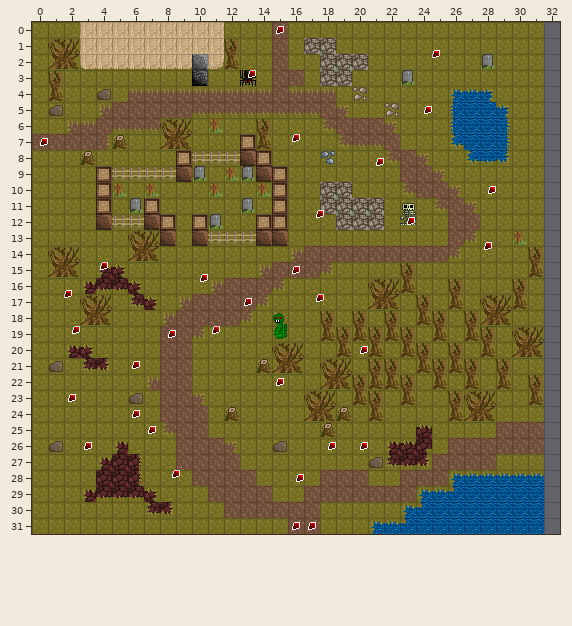
Tiled map, stored at lvl/testlevel.tmx. Above, as it was before the edit.
Cells are 16x16 px. Shown: x 0..32, y 0..31.
After:
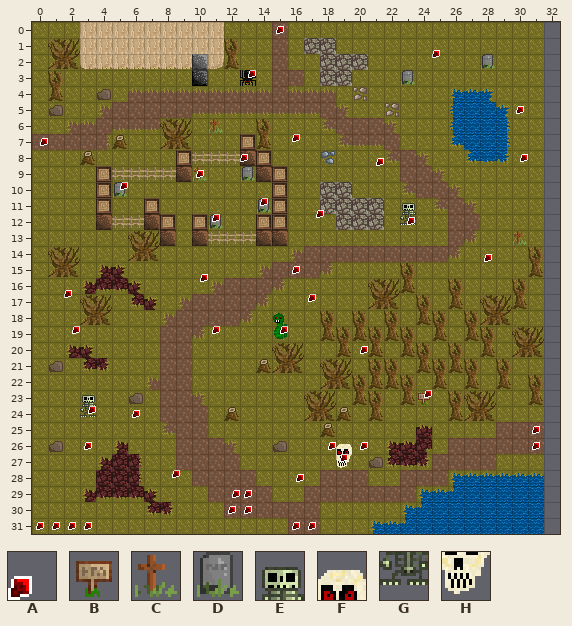
Key: from "tilesheet": A 14, B 43, C 54, D 70, E 81, F 83, G 97, H 99.
_ is an empty cell, . an unchanged one.
Objects are placed by their top-left corner, in cells (3,4 is the top-left corner of cell 3,4); size is 1x1 cell unless given.
Edits made:
--- layer "upper"
@@ x 5..14 @@
- 9 .....D.C..
-10 C.C...C..C
-11 .D......D_
+ 9 .....C._..
+10 D._..._.._
+11 ._......_D
@@ x 3..24 @@
-23 _...................._
-24 _.....................
+23 E....................B
+24 G.....................
@@ x 19..19 @@
-26 _
-27 _
+26 F
+27 H
--- layer "objects"
-A "pickup" at 28.5,9.8
+A "pickup" at 30.2,4.8
-A "pickup" at 24.5,4.8
+A "pickup" at 30.5,7.8
-A "villager" at 28.2,13.2
+A "villager" at 28.2,14
-A "villager" at 17.8,16.5
+A "villager" at 17.2,16.5
+A "npc" at 13,7.8
+A "npc" at 10.2,8.8
+A "npc" at 5.5,9.5
+A "npc" at 14.2,10.5
+A "npc" at 11.2,11.5
+A "npc" at 15.5,18.5
+A "npc" at 24.5,22.5
+A "npc" at 3.5,23.5
+A "portal" at 31.2,24.8
+A "portal" at 31.2,25.8
+A "npc" at 19.2,26.5
+A "villager" at 13.2,28.8
+A "villager" at 12.5,28.8
+A "villager" at 13.2,29.8
+A "villager" at 12.2,29.8
+A "pickup" at 1.2,30.8
+A "pickup" at 0.2,30.8
+A "pickup" at 3.2,30.8
+A "pickup" at 2.2,30.8
-A "pickup" at 4.2,14.5
-A "pickup" at 13.2,16.8
-A "pickup" at 8.5,18.8
-A "NPC" at 6.3,20.7
-A "pickup" at 15.2,21.8
-A "pickup" at 2.2,22.8
-A "pickup" at 7.2,24.8
